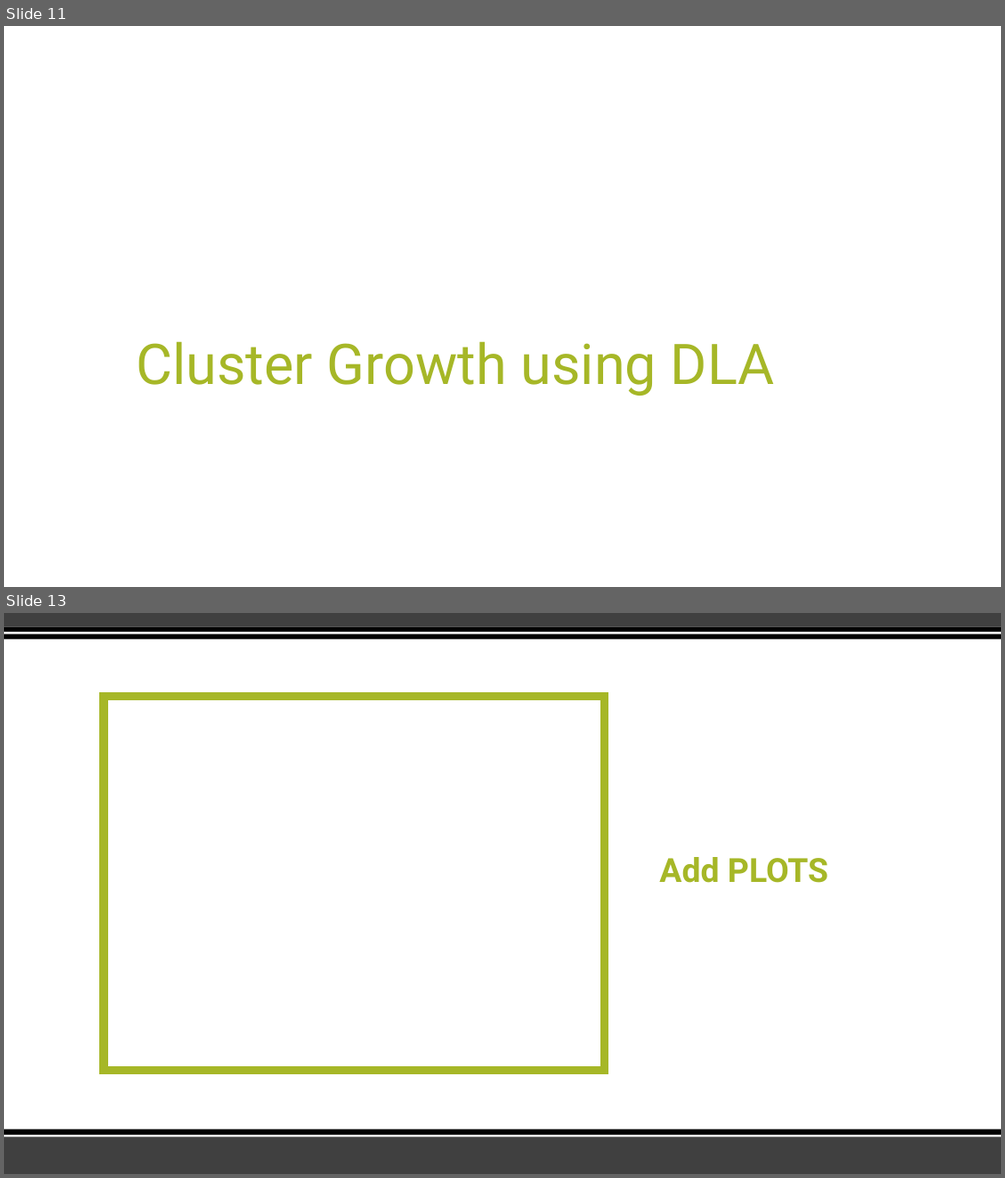
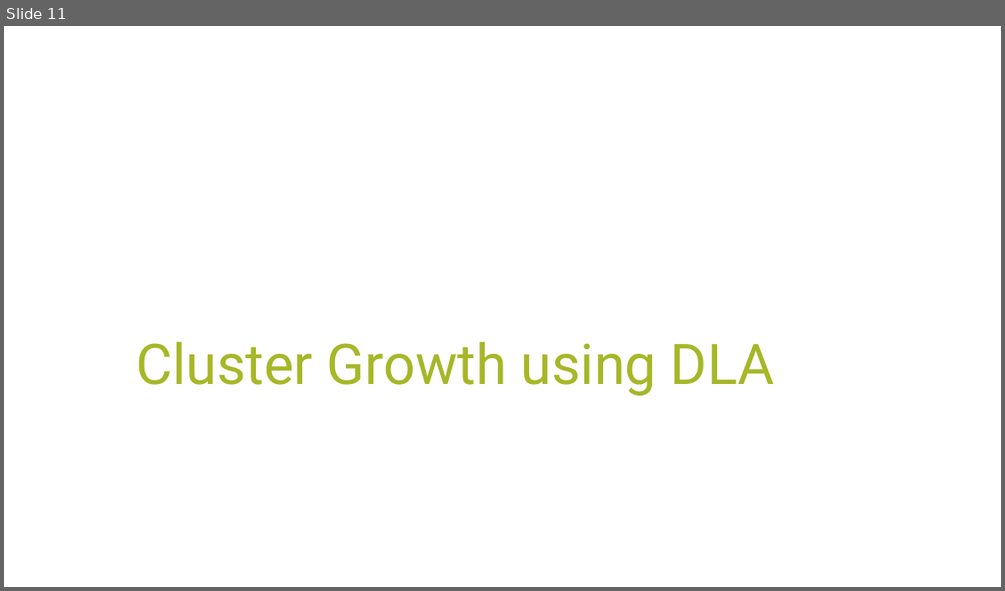
Before and after one commit to tahoeschrader/PHYS566_group4_project-1a_walk-diffusion-cluster, a slide deck: Presentation.pptx. Shown one above the other, each under a label of ours: slides 11 and 13 before the commit, slide 11 after it; the slides between them are not shown. The pictures are 1005x1178 and 1005x591 pixels, drawn with LibreOffice and Linux fonts; fonts in the diff are those of the drawing. Boxes give left, top, right and bottom in pixels: in the first picture for what was removed or moved away, otherwise in the second. Text is boxed around its words. In the diff, an @@ line names an element or a change of style, - is before the commit and + after.

```diff
--- a/Presentation.pptx
+++ b/Presentation.pptx
@@ slide 13 removed at (4, 613, 1001, 1174), background #FFFFFF @@
@@ rectangle removed at (4, 613, 1001, 627) @@
@@ rectangle removed at (4, 627, 1001, 639) @@
@@ rectangle removed at (4, 632, 1001, 634) @@
@@ rectangle removed at (104, 696, 605, 1070) @@
@@ title removed at (659, 857, 828, 883) @@
-Add PLOTS
@@ rectangle removed at (4, 1136, 1001, 1174) @@
@@ rectangle removed at (4, 1129, 1001, 1137) @@
@@ rectangle removed at (4, 1135, 1001, 1137) @@
```
Also in this commit, not shown: 2 slides changed, 3 slides added, 1 other slide removed.
